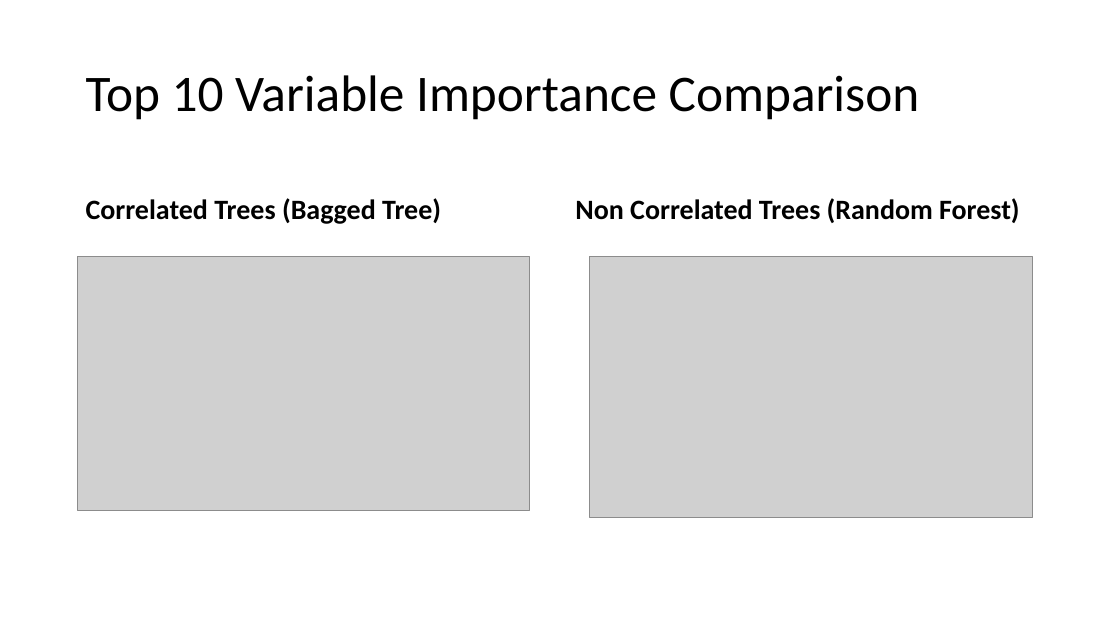
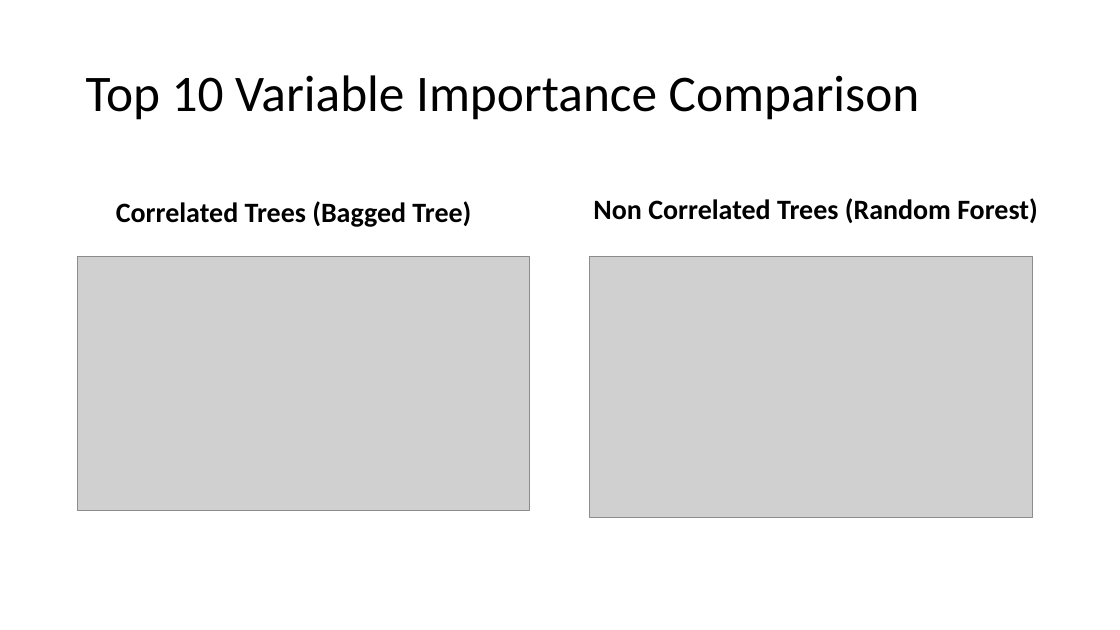
Before and after one commit to reflexiveprophecy/Kaggle_Predict_Ames_Iowa_Housing_Prices, a slide deck: slide 6 of Tree Based Models.pptx (slide 7 before the commit). Drawn at 1120x630 pixels with LibreOffice and Linux fonts; fonts in the diff are those of the drawing; grey boxes stand for pictures. Boxes give left, top, right and bottom in pixels: in the first picture for what was removed or moved away, otherwise in the second. Text is boxed around its words. In the diff, an @@ line names an element or a change of style, - is before the commit and + after.

```diff
--- a/Tree Based Models.pptx
+++ b/Tree Based Models.pptx
@@ text "Correlated Trees (Bagged Tree)": place and size @@
-text "Correlated Trees (Bagged Tree)" at (86,198,441,224)
+text "Correlated Trees (Bagged Tree)" at (116,201,471,227)
@@ text "Non Correlated Trees (Random Forest)": place and size @@
-text "Non Correlated Trees (Random Forest)" at (575,198,1020,223)
+text "Non Correlated Trees (Random Forest)" at (593,198,1038,223)
```
Also in this commit, not shown: 7 other slides changed, 1 slide added, 1 slide removed, 3 other files.
